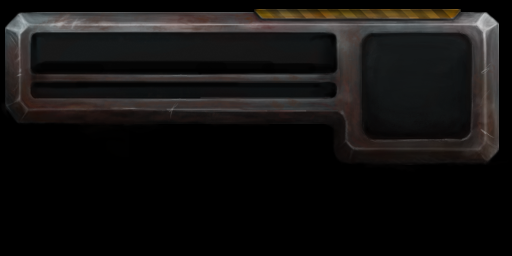
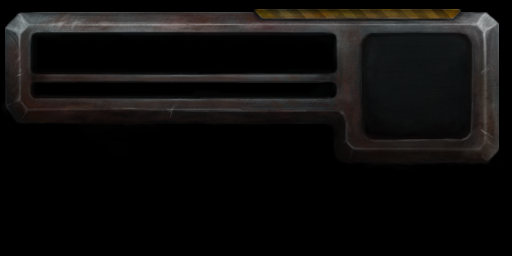
Comparing the layer stacks of the two 512x256 images. Changes:
showed "Layer 3" over [5, 9, 499, 164]
showed "dakenedHole" over [31, 32, 471, 140]
